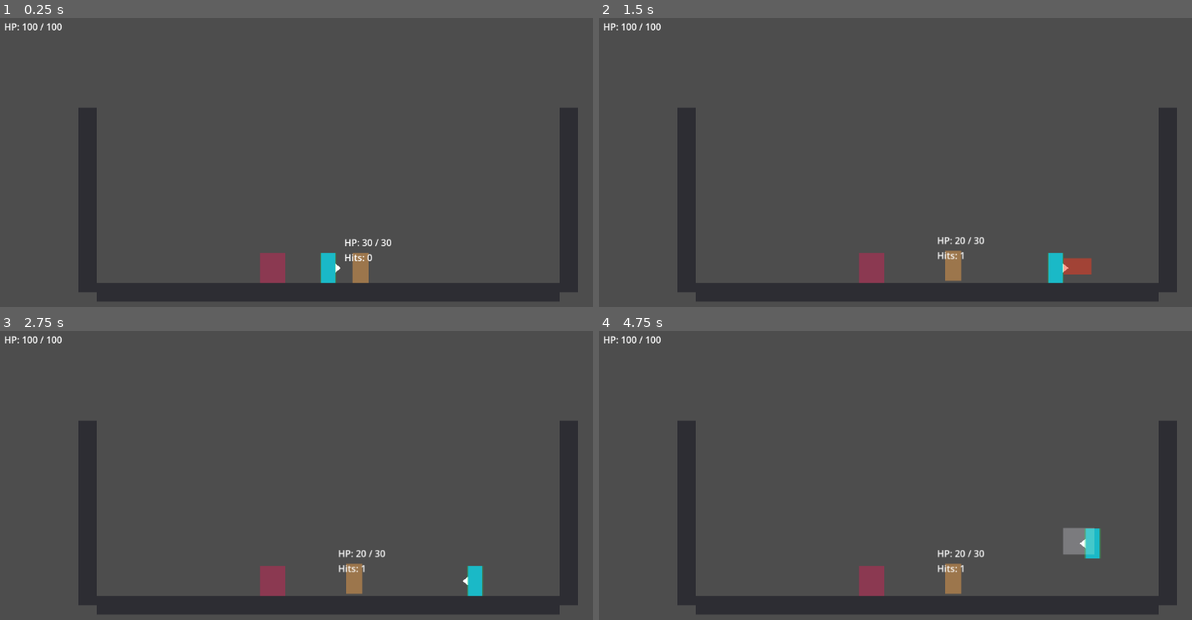
Above: before the commit, frames 1-4 (two rows, left to right).
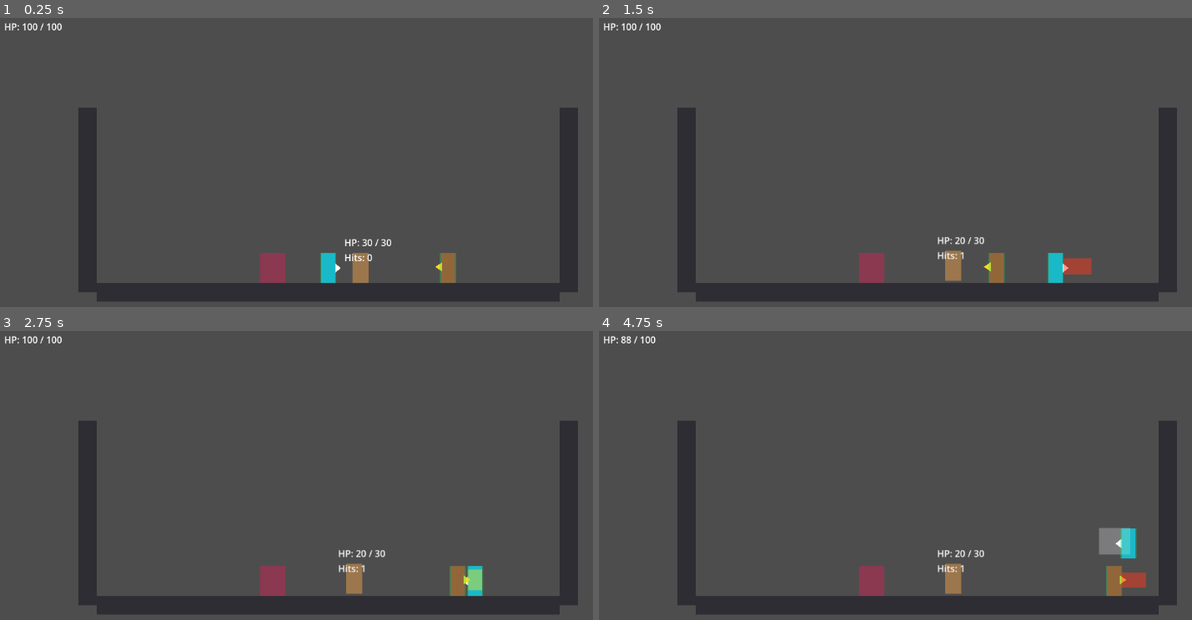
Above: after the commit, the same moments.

Repository: viennguyen2412/stick-rush-last-floor
Game: Godot game, scene res://scenes/levels/DebugArena.tscn
The game is run twice, just before and just after one commit, with the same random seed, the same clock (stepped at 60 frames per second) and the same inputs.
Inputs:
- Up to frame 1 (0.25 s): no input
- Up to frame 2 (1.5 s): hold D (move_right) from 0.53 s (still down); tap J (attack) at 0.6, 1.35 s; tap Space (jump_dash) at 0.77 s
- Up to frame 3 (2.75 s): tap Space (jump_dash) at 1.52 s; release D (move_right) at 2.03 s; hold A (move_left) from 2.03 s (still down); tap L (dodge_parry) at 2.1 s; tap J (attack) at 2.3 s
- Up to frame 4 (4.75 s): release A (move_left) at 2.78 s; hold D (move_right) 2.78-4.28 s; tap J (attack) at 2.85, 3.6, 4.55 s; tap Space (jump_dash) at 3.02, 3.77, 4.52 s; hold A (move_left) from 4.28 s (still down); tap L (dodge_parry) at 4.35 s

The runs differ from the first frame. In frame 1, 0.3% of the frame differs, in the area x 73-77%, y 81-92%; in frame 2, 0.3%; in frame 3, 0.5%; in frame 4, 1.8%, in the area x 3-93%, y 1-92%.

Commit message:
Add grunt enemy combat behavior and arena spawn

Diff:
--- /dev/null
+++ b/scenes/enemies/Grunt.tscn
@@ -0,0 +1,63 @@
+[gd_scene load_steps=10 format=3]
+
+[ext_resource type="Script" path="res://scripts/enemies/enemy_base.gd" id="1_enemy_base"]
+[ext_resource type="Script" path="res://scripts/enemies/enemy_ai.gd" id="2_enemy_ai"]
+[ext_resource type="PackedScene" path="res://scenes/combat/Hurtbox.tscn" id="3_hurtbox"]
+[ext_resource type="PackedScene" path="res://scenes/combat/Hitbox.tscn" id="4_hitbox"]
+[ext_resource type="Script" path="res://scripts/combat/health_component.gd" id="5_health"]
+[ext_resource type="Script" path="res://scripts/combat/damage_feedback_component.gd" id="6_damage_feedback"]
+[ext_resource type="Script" path="res://scripts/combat/damage_packet.gd" id="7_damage_packet"]
+
+[sub_resource type="RectangleShape2D" id="RectangleShape2D_body"]
+size = Vector2(28, 52)
+
+[sub_resource type="Resource" id="Resource_grunt_attack_packet"]
+script = ExtResource("7_damage_packet")
+damage = 12.0
+knockback = Vector2(150, -35)
+hitstop = 0.04
+stun = 0.12
+team = 2
+
+[node name="Grunt" type="CharacterBody2D"]
+script = ExtResource("1_enemy_base")
+
+[node name="VisualRoot" type="Node2D" parent="."]
+
+[node name="Body" type="Polygon2D" parent="VisualRoot"]
+color = Color(0.78, 0.18, 0.14, 1)
+polygon = PackedVector2Array(-12, -52, 12, -52, 12, 0, -12, 0)
+
+[node name="FacingMarker" type="Polygon2D" parent="VisualRoot"]
+color = Color(1, 0.85, 0.15, 1)
+polygon = PackedVector2Array(10, -36, 22, -28, 10, -20)
+
+[node name="WindupTelegraph" type="Polygon2D" parent="VisualRoot"]
+visible = false
+color = Color(1, 0.9, 0.1, 0.42)
+polygon = PackedVector2Array(18, -46, 42, -46, 42, -10, 18, -10)
+
+[node name="Hitbox" parent="VisualRoot" instance=ExtResource("4_hitbox")]
+position = Vector2(34, -28)
+damage_packet = SubResource("Resource_grunt_attack_packet")
+team = 2
+
+[node name="CollisionShape2D" type="CollisionShape2D" parent="."]
+position = Vector2(0, -26)
+shape = SubResource("RectangleShape2D_body")
+
+[node name="Hurtbox" parent="." instance=ExtResource("3_hurtbox")]
+position = Vector2(0, -26)
+team = 2
+
+[node name="Health" type="Node" parent="."]
+script = ExtResource("5_health")
+max_health = 36.0
+current_health = 36.0
+
+[node name="DamageFeedback" type="Node" parent="."]
+script = ExtResource("6_damage_feedback")
+position_knockback_scale = 0.08
+
+[node name="AI" type="Node" parent="."]
+script = ExtResource("2_enemy_ai")
--- a/scenes/levels/DebugArena.tscn
+++ b/scenes/levels/DebugArena.tscn
@@ -6,6 +6,7 @@
 [ext_resource type="PackedScene" path="res://scenes/combat/DebugDamageZone.tscn" id="4_debug_damage_zone"]
 [ext_resource type="Script" path="res://scripts/combat/hitstop_manager.gd" id="5_hitstop_manager"]
 [ext_resource type="Script" path="res://scripts/combat/camera_shake_2d.gd" id="6_camera_shake"]
+[ext_resource type="PackedScene" path="res://scenes/enemies/Grunt.tscn" id="7_grunt"]
 
 [sub_resource type="RectangleShape2D" id="RectangleShape2D_floor"]
 size = Vector2(800, 32)
@@ -57,6 +58,9 @@
 [node name="EnemyDebugTarget" parent="." instance=ExtResource("2_debug_hit_target")]
 position = Vector2(56, 284)
 
+[node name="Grunt" parent="." instance=ExtResource("7_grunt")]
+position = Vector2(230, 284)
+
 [node name="PlayerDamageZone" parent="." instance=ExtResource("4_debug_damage_zone")]
 position = Vector2(-96, 258)
 
--- a/scripts/enemies/enemy_ai.gd
+++ b/scripts/enemies/enemy_ai.gd
@@ -2,5 +2,196 @@
 extends Node
 
 
+enum State {
+	CHASE,
+	WINDUP,
+	ATTACK,
+	RECOVERY,
+	DEAD,
+}
+
+
+@export var body_path: NodePath = ^".."
+@export var target_path: NodePath = ^"../../Player"
+@export var visual_root_path: NodePath = ^"../VisualRoot"
+@export var attack_hitbox_path: NodePath = ^"../VisualRoot/Hitbox"
+@export var speed: float = 120.0
+@export var acceleration: float = 900.0
+@export var friction: float = 1200.0
+@export var gravity: float = 1200.0
+@export var attack_range: float = 46.0
+@export var chase_stop_range: float = 30.0
+@export var windup_duration: float = 0.28
+@export var active_duration: float = 0.12
+@export var recovery_duration: float = 0.42
+
+var _body: EnemyBase
+var _target: Node2D
+var _target_health: HealthComponent
+var _visual_root: Node2D
+var _attack_hitbox: Hitbox
+var _attack_hitbox_shape: CollisionShape2D
+var _telegraph: Polygon2D
+var _state: State = State.CHASE
+var _state_time_left: float = 0.0
+
+
 func _ready() -> void:
-	pass
+	_body = get_node_or_null(body_path) as EnemyBase
+	_target = get_node_or_null(target_path) as Node2D
+	_visual_root = get_node_or_null(visual_root_path) as Node2D
+	_attack_hitbox = get_node_or_null(attack_hitbox_path) as Hitbox
+	if _attack_hitbox != null:
+		_attack_hitbox_shape = _attack_hitbox.get_node_or_null("CollisionShape2D") as CollisionShape2D
+
+	if _target != null:
+		_target_health = _target.get_node_or_null("Health") as HealthComponent
+
+	if _body != null:
+		_body.died.connect(_on_died)
+
+	_telegraph = get_node_or_null("../VisualRoot/WindupTelegraph") as Polygon2D
+	_set_attack_hitbox_active(false)
+	_set_telegraph_visible(false)
+
+
+func _physics_process(delta: float) -> void:
+	if _body == null:
+		return
+
+	if _state == State.DEAD or _body.is_dead() or _is_target_dead():
+		_stop_movement(delta)
+		_body.move_and_slide()
+		return
+
+	_apply_gravity(delta)
+	match _state:
+		State.CHASE:
+			_update_chase(delta)
+		State.WINDUP:
+			_update_timed_state(delta)
+			_stop_movement(delta)
+		State.ATTACK:
+			_update_timed_state(delta)
+			_stop_movement(delta)
+		State.RECOVERY:
+			_update_timed_state(delta)
+			_stop_movement(delta)
+		_:
+			_stop_movement(delta)
+
+	_body.move_and_slide()
+
+
+func _apply_gravity(delta: float) -> void:
+	if not _body.is_on_floor():
+		_body.velocity.y += gravity * delta
+	elif _body.velocity.y > 0.0:
+		_body.velocity.y = 0.0
+
+
+func _update_chase(delta: float) -> void:
+	if _target == null:
+		_stop_movement(delta)
+		return
+
+	var horizontal_distance: float = _target.global_position.x - _body.global_position.x
+	var direction: float = signf(horizontal_distance)
+	_face_direction(direction)
+
+	if absf(horizontal_distance) <= attack_range:
+		_start_windup()
+		return
+
+	if absf(horizontal_distance) <= chase_stop_range:
+		_stop_movement(delta)
+		return
+
+	var target_velocity_x: float = direction * speed
+	_body.velocity.x = move_toward(_body.velocity.x, target_velocity_x, acceleration * delta)
+
+
+func _update_timed_state(delta: float) -> void:
+	_state_time_left -= delta
+	if _state_time_left > 0.0:
+		return
+
+	match _state:
+		State.WINDUP:
+			_start_attack()
+		State.ATTACK:
+			_start_recovery()
+		State.RECOVERY:
+			_start_chase()
+		_:
+			_start_chase()
+
+
+func _start_chase() -> void:
+	_state = State.CHASE
+	_state_time_left = 0.0
+	_set_attack_hitbox_active(false)
+	_set_telegraph_visible(false)
+
+
+func _start_windup() -> void:
+	_state = State.WINDUP
+	_state_time_left = maxf(windup_duration, 0.0)
+	_set_attack_hitbox_active(false)
+	_set_telegraph_visible(true)
+
+
+func _start_attack() -> void:
+	_state = State.ATTACK
+	_state_time_left = maxf(active_duration, 0.0)
+	_set_telegraph_visible(false)
+	_set_attack_hitbox_active(true)
+
+
+func _start_recovery() -> void:
+	_state = State.RECOVERY
+	_state_time_left = maxf(recovery_duration, 0.0)
+	_set_attack_hitbox_active(false)
+	_set_telegraph_visible(false)
+
+
+func _stop_movement(delta: float) -> void:
+	_body.velocity.x = move_toward(_body.velocity.x, 0.0, friction * delta)
+
+
+func _face_direction(direction: float) -> void:
+	if _visual_root == null or is_zero_approx(direction):
+		return
+
+	var visual_scale: Vector2 = _visual_root.scale
+	var base_scale_x: float = absf(visual_scale.x)
+	if is_zero_approx(base_scale_x):
+		base_scale_x = 1.0
+
+	visual_scale.x = base_scale_x if direction > 0.0 else -base_scale_x
+	_visual_root.scale = visual_scale
+
+
+func _set_attack_hitbox_active(is_active: bool) -> void:
+	if _attack_hitbox != null:
+		_attack_hitbox.visible = is_active
+		_attack_hitbox.monitoring = is_active
+
+	if _attack_hitbox_shape != null:
+		_attack_hitbox_shape.disabled = not is_active
+
+
+func _set_telegraph_visible(is_visible: bool) -> void:
+	if _telegraph != null:
+		_telegraph.visible = is_visible
+
+
+func _is_target_dead() -> bool:
+	return _target_health != null and _target_health.is_dead()
+
+
+func _on_died() -> void:
+	_state = State.DEAD
+	_state_time_left = 0.0
+	_set_attack_hitbox_active(false)
+	_set_telegraph_visible(false)
--- a/scripts/enemies/enemy_base.gd
+++ b/scripts/enemies/enemy_base.gd
@@ -6,8 +6,14 @@
 
 
 @export var health_path: NodePath = ^"Health"
+@export var hurtbox_path: NodePath = ^"Hurtbox"
+@export var collision_shape_path: NodePath = ^"CollisionShape2D"
+@export var visual_root_path: NodePath = ^"VisualRoot"
 
 var _health: HealthComponent
+var _hurtbox: Hurtbox
+var _collision_shape: CollisionShape2D
+var _visual_root: Node2D
 var _is_dead: bool = false
 
 
@@ -15,6 +21,10 @@
 	_health = get_node_or_null(health_path) as HealthComponent
 	if _health != null:
 		_health.died.connect(_on_died)
+
+	_hurtbox = get_node_or_null(hurtbox_path) as Hurtbox
+	_collision_shape = get_node_or_null(collision_shape_path) as CollisionShape2D
+	_visual_root = get_node_or_null(visual_root_path) as Node2D
 
 
 func is_dead() -> bool:
@@ -28,5 +38,38 @@
 func _on_died() -> void:
 	_is_dead = true
 	velocity = Vector2.ZERO
+	_disable_collisions()
+	_dim_visuals()
 	set_physics_process(false)
 	died.emit()
+
+
+func apply_external_impulse(impulse: Vector2) -> void:
+	if _is_dead:
+		return
+
+	velocity += impulse
+
+
+func _disable_collisions() -> void:
+	if _collision_shape != null:
+		_collision_shape.set_deferred("disabled", true)
+
+	if _hurtbox == null:
+		return
+
+	_hurtbox.set_deferred("monitorable", false)
+	for child: Node in _hurtbox.get_children():
+		var collision_shape: CollisionShape2D = child as CollisionShape2D
+		if collision_shape != null:
+			collision_shape.set_deferred("disabled", true)
+
+
+func _dim_visuals() -> void:
+	if _visual_root == null:
+		return
+
+	for child: Node in _visual_root.get_children():
+		var polygon: Polygon2D = child as Polygon2D
+		if polygon != null:
+			polygon.color = Color(0.22, 0.22, 0.22, polygon.color.a)
Not shown: 1 places in scenes/levels/DebugArena.tscn that only renumber resources
